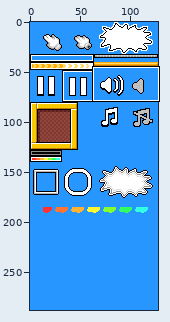
A sprite sheet gets an edit: happydash.gmx/gfx/sprHud.png. The first picture is a wide view before the edit; the outline marks the close-up.
Close-up. Before:
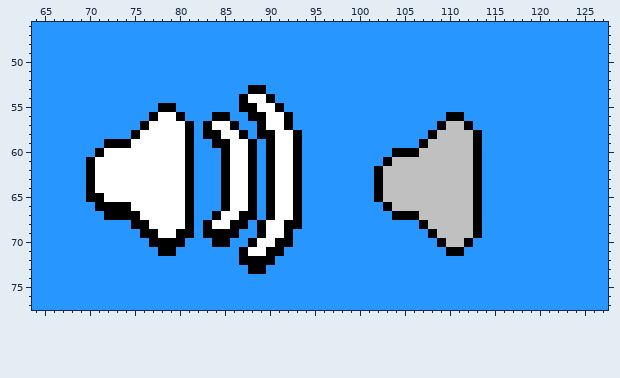
The file is 128x288 pixels. Shown: x 64..127, y 46..77.
And afterwards:
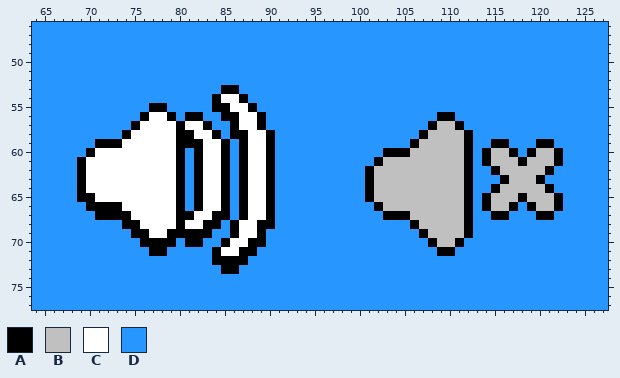
Palette (. is transparent): A #000000  B #c0c0c0  C #ffffff  D #2797ff
The edit:
@@ x 64..127 @@
 52 DDDDDDDDDDDDDDDDDDDDDDDDDDDDDDDDDDDDDDDDDDDDDDDDDDDDDDDDDDDDDDDD
-53 DDDDDDDDDDDDDDDDDDDDDDDDAADDDDDDDDDDDDDDDDDDDDDDDDDDDDDDDDDDDDDD
-54 DDDDDDDDDDDDDDDDDDDDDDDACCADDDDDDDDDDDDDDDDDDDDDDDDDDDDDDDDDDDDD
-55 DDDDDDDDDDDDDDAADDDDDDDAACCADDDDDDDDDDDDDDDDDDDDDDDDDDDDDDDDDDDD
-56 DDDDDDDDDDDDDACCADDDAADDAACCADDDDDDDDDDDDDDDDDAADDDDDDDDDDDDDDDD
-57 DDDDDDDDDDDDACCCCADACCADDACCADDDDDDDDDDDDDDDDABBADDDDDDDDDDDDDDD
-58 DDDDDDDDDDDACCCCCADAACCADAACCADDDDDDDDDDDDDDABBBBADDDDDDDDDDDDDD
-59 DDDDDDDDAAACCCCCCADDAACCADACCADDDDDDDDDDDDDABBBBBADDDDDDDDDDDDDD
-60 DDDDDDDACCCCCCCCCADDDACCADACCADDDDDDDDDDAAABBBBBBADDDDDDDDDDDDDD
-61 DDDDDDACCCCCCCCCCADDDACCADACCADDDDDDDDDABBBBBBBBBADDDDDDDDDDDDDD
-62 DDDDDDACCCCCCCCCCADDDACCADACCADDDDDDDDABBBBBBBBBBADDDDDDDDDDDDDD
-63 DDDDDDACCCCCCCCCCADDDACCADACCADDDDDDDDABBBBBBBBBBADDDDDDDDDDDDDD
-64 DDDDDDACCCCCCCCCCADDDACCADACCADDDDDDDDABBBBBBBBBBADDDDDDDDDDDDDD
-65 DDDDDDAACCCCCCCCCADDDACCADACCADDDDDDDDABBBBBBBBBBADDDDDDDDDDDDDD
-66 DDDDDDDAAAACCCCCCADDDACCADACCADDDDDDDDDABBBBBBBBBADDDDDDDDDDDDDD
-67 DDDDDDDDAAAACCCCCADDACCAADACCADDDDDDDDDDAAABBBBBBADDDDDDDDDDDDDD
-68 DDDDDDDDDDDAACCCCADACCAADACCAADDDDDDDDDDDDDABBBBBADDDDDDDDDDDDDD
-69 DDDDDDDDDDDDAACCAADAAAADDACCADDDDDDDDDDDDDDDABBBBADDDDDDDDDDDDDD
-70 DDDDDDDDDDDDDAAAADDDAADDACCAADDDDDDDDDDDDDDDDABBADDDDDDDDDDDDDDD
-71 DDDDDDDDDDDDDDAADDDDDDDACCAADDDDDDDDDDDDDDDDDDAADDDDDDDDDDDDDDDD
-72 DDDDDDDDDDDDDDDDDDDDDDDAAAADDDDDDDDDDDDDDDDDDDDDDDDDDDDDDDDDDDDD
-73 DDDDDDDDDDDDDDDDDDDDDDDDAADDDDDDDDDDDDDDDDDDDDDDDDDDDDDDDDDDDDDD
+53 DDDDDDDDDDDDDDDDDDDDDAADDDDDDDDDDDDDDDDDDDDDDDDDDDDDDDDDDDDDDDDD
+54 DDDDDDDDDDDDDDDDDDDDACCADDDDDDDDDDDDDDDDDDDDDDDDDDDDDDDDDDDDDDDD
+55 DDDDDDDDDDDDDAADDDDDAACCADDDDDDDDDDDDDDDDDDDDDDDDDDDDDDDDDDDDDDD
+56 DDDDDDDDDDDDACCADAADDAACCADDDDDDDDDDDDDDDDDDDAADDDDDDDDDDDDDDDDD
+57 DDDDDDDDDDDACCCCACCADDACCADDDDDDDDDDDDDDDDDDABBADDDDDDDDDDDDDDDD
+58 DDDDDDDDDDACCCCCAACCADAACCADDDDDDDDDDDDDDDDABBBBADDDDDDDDDDDDDDD
+59 DDDDDDDAAACCCCCCAAACCADACCADDDDDDDDDDDDDDDABBBBBADDAADDDAADDDDDD
+60 DDDDDDACCCCCCCCCADACCADACCADDDDDDDDDDDDAAABBBBBBADABBADABBADDDDD
+61 DDDDDACCCCCCCCCCADACCADACCADDDDDDDDDDDABBBBBBBBBADABBBABBBADDDDD
+62 DDDDDACCCCCCCCCCADACCADACCADDDDDDDDDDABBBBBBBBBBADDABBBBBADDDDDD
+63 DDDDDACCCCCCCCCCADACCADACCADDDDDDDDDDABBBBBBBBBBADDDABBBADDDDDDD
+64 DDDDDACCCCCCCCCCADACCADACCADDDDDDDDDDABBBBBBBBBBADDABBBBBADDDDDD
+65 DDDDDAACCCCCCCCCADACCADACCADDDDDDDDDDABBBBBBBBBBADABBBABBBADDDDD
+66 DDDDDDAAAACCCCCCADACCADACCADDDDDDDDDDDABBBBBBBBBADABBADABBADDDDD
+67 DDDDDDDAAAACCCCCAACCAADACCADDDDDDDDDDDDAAABBBBBBADDAADDDAADDDDDD
+68 DDDDDDDDDDAACCCCACCAADACCAADDDDDDDDDDDDDDDABBBBBADDDDDDDDDDDDDDD
+69 DDDDDDDDDDDAACCAAAAADDACCADDDDDDDDDDDDDDDDDABBBBADDDDDDDDDDDDDDD
+70 DDDDDDDDDDDDAAAADAADDACCAADDDDDDDDDDDDDDDDDDABBADDDDDDDDDDDDDDDD
+71 DDDDDDDDDDDDDAADDDDDACCAADDDDDDDDDDDDDDDDDDDDAADDDDDDDDDDDDDDDDD
+72 DDDDDDDDDDDDDDDDDDDDAAAADDDDDDDDDDDDDDDDDDDDDDDDDDDDDDDDDDDDDDDD
+73 DDDDDDDDDDDDDDDDDDDDDAADDDDDDDDDDDDDDDDDDDDDDDDDDDDDDDDDDDDDDDDD
 74 DDDDDDDDDDDDDDDDDDDDDDDDDDDDDDDDDDDDDDDDDDDDDDDDDDDDDDDDDDDDDDDD
